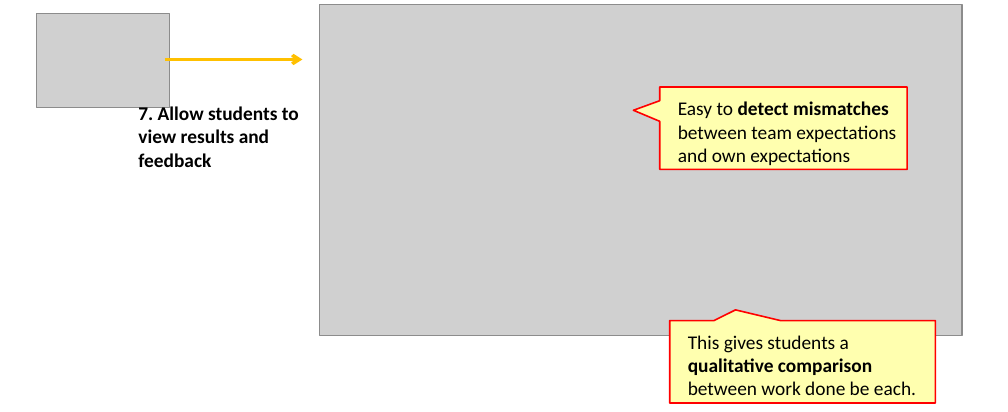
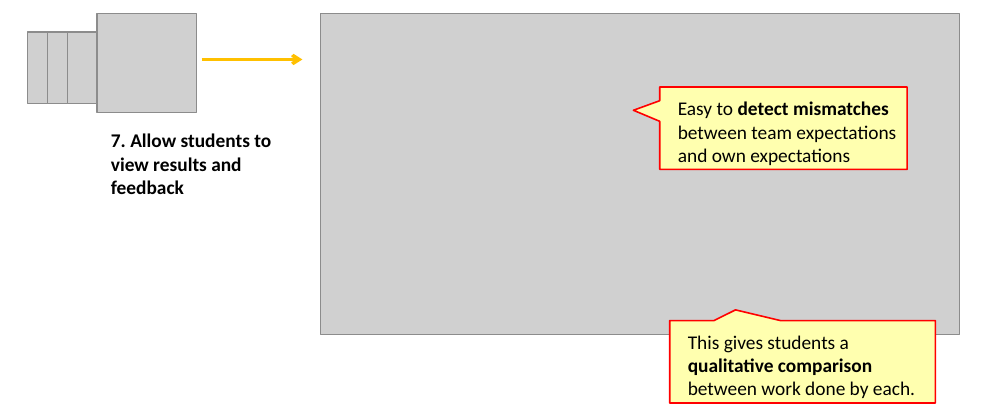
Before and after one commit to TEAMMATES/teammates, a slide deck: slide 1 of doc/mockups/features-screenshots/feature7-studentViewReport.pptx. Drawn at 1008x412 pixels with LibreOffice and Linux fonts; fonts in the diff are those of the drawing; grey boxes stand for pictures. Boxes give left, top, right and bottom in pixels: in the first picture for what was removed or moved away, otherwise in the second. Text is boxed around its words. In the diff, an @@ line names an element or a change of style, - is before the commit and + after.

```diff
--- a/doc/mockups/features-screenshots/feature7-studentViewReport.pptx
+++ b/doc/mockups/features-screenshots/feature7-studentViewReport.pptx
@@ picture removed at bbox=[37, 14, 170, 108] @@
@@ group added at bbox=[28, 14, 196, 113]: 4 pictures @@
@@ picture: place and size @@
-picture at bbox=[320, 5, 963, 335]
+picture at bbox=[321, 14, 960, 335]
@@ arrow moved from (165, 59) - (303, 59) to (201, 59) - (303, 59) @@
@@ text "7. Allow students to view ...": place and size @@
-text "7. Allow students to view ..." at bbox=[138, 104, 299, 167]
+text "7. Allow students to view ..." at bbox=[111, 133, 271, 194]
@@ text at bbox=[688, 335, 915, 398]: text changed @@
-This gives students a qualitative comparison between work done be each.
+This gives students a qualitative comparison between work done by each.
```
Also in this commit, not shown: 16 other files.
